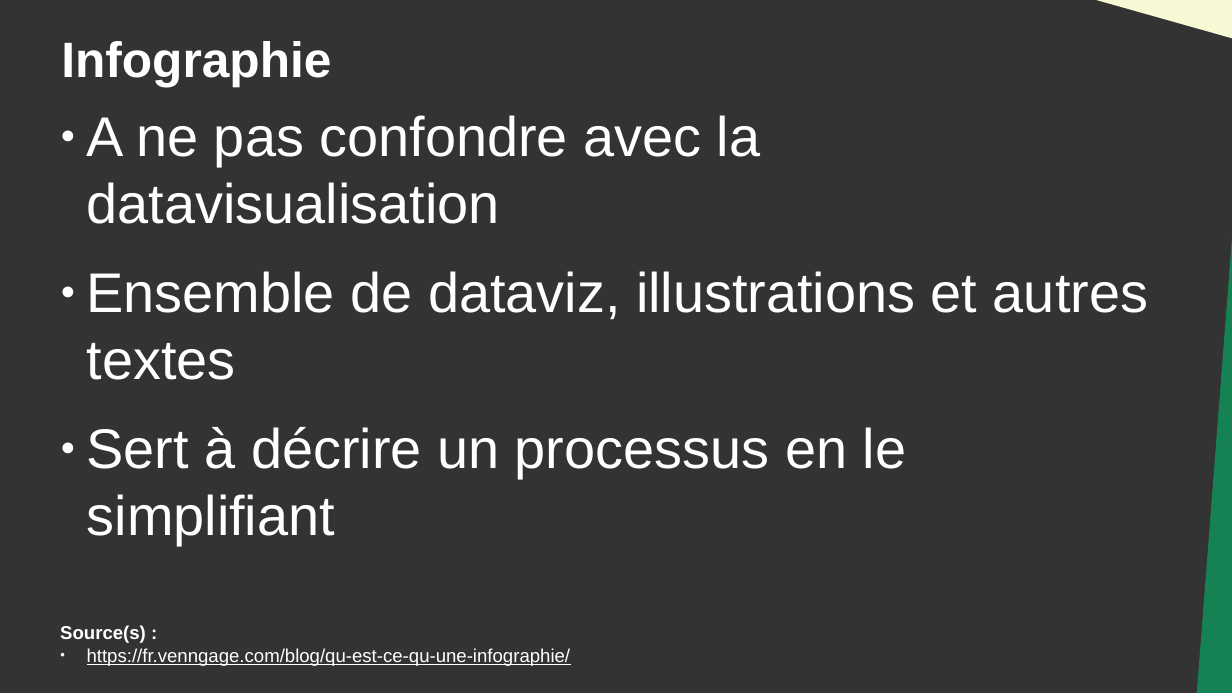
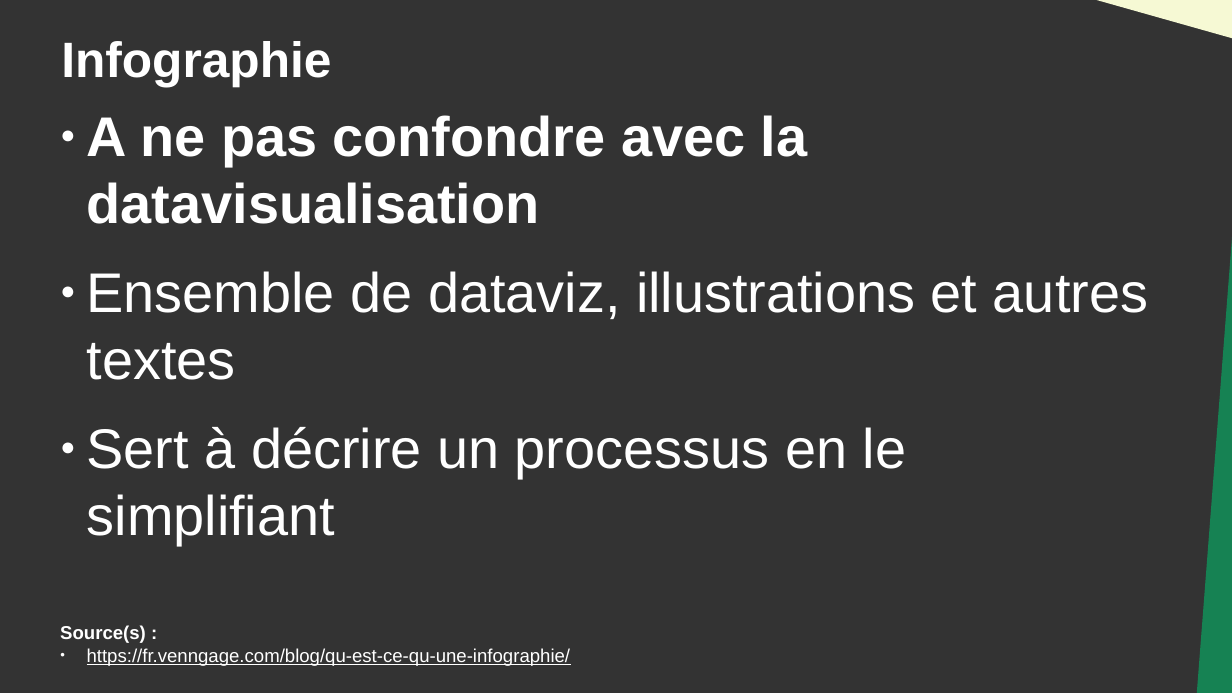
Before and after one commit to DanYellow/cours, a slide deck: slide 6 of data-journalisme-s4/travaux-pratiques/numero-4/presentation.odp. Drawn at 1232x693 pixels with LibreOffice and Linux fonts; fonts in the diff are those of the drawing. Boxes give left, top, right and bottom in pixels: in the first picture for what was removed or moved away, otherwise in the second. Text is boxed around its words. In the diff, an @@ line names an element or a change of style, - is before the commit and + after.

```diff
--- a/data-journalisme-s4/travaux-pratiques/numero-4/presentation.odp
+++ b/data-journalisme-s4/travaux-pratiques/numero-4/presentation.odp
@@ text at (87,115,808,224): bold on in "A ne pas confondre avec la datavisualisation" @@
```
Also in this commit, not shown: 30 other files.
